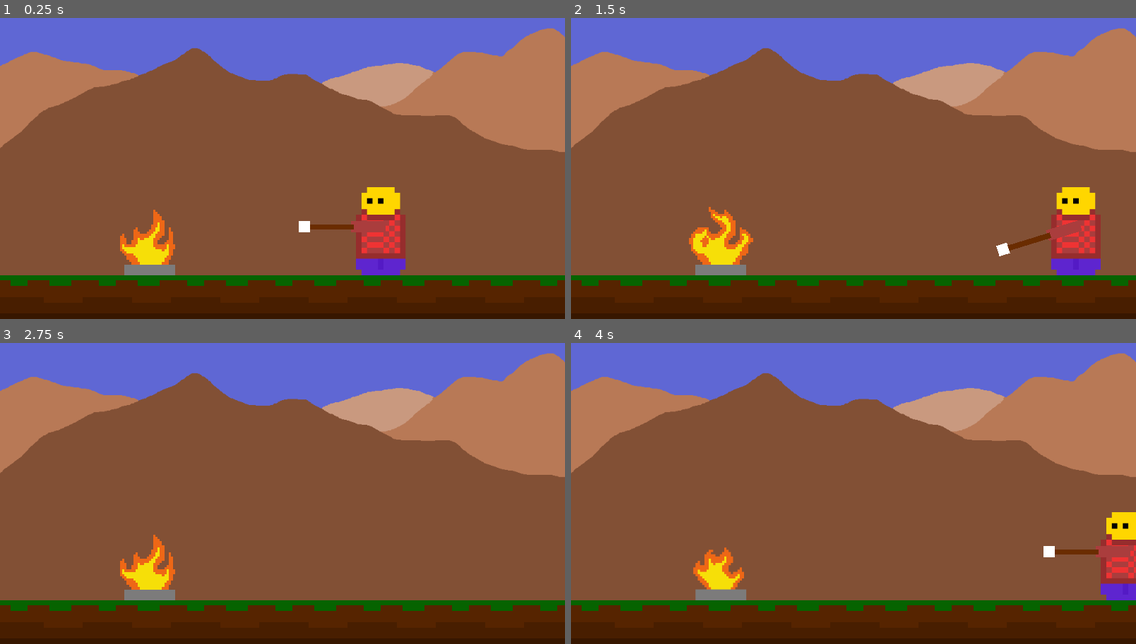
Above: before the commit, frames 1-4 (two rows, left to right).
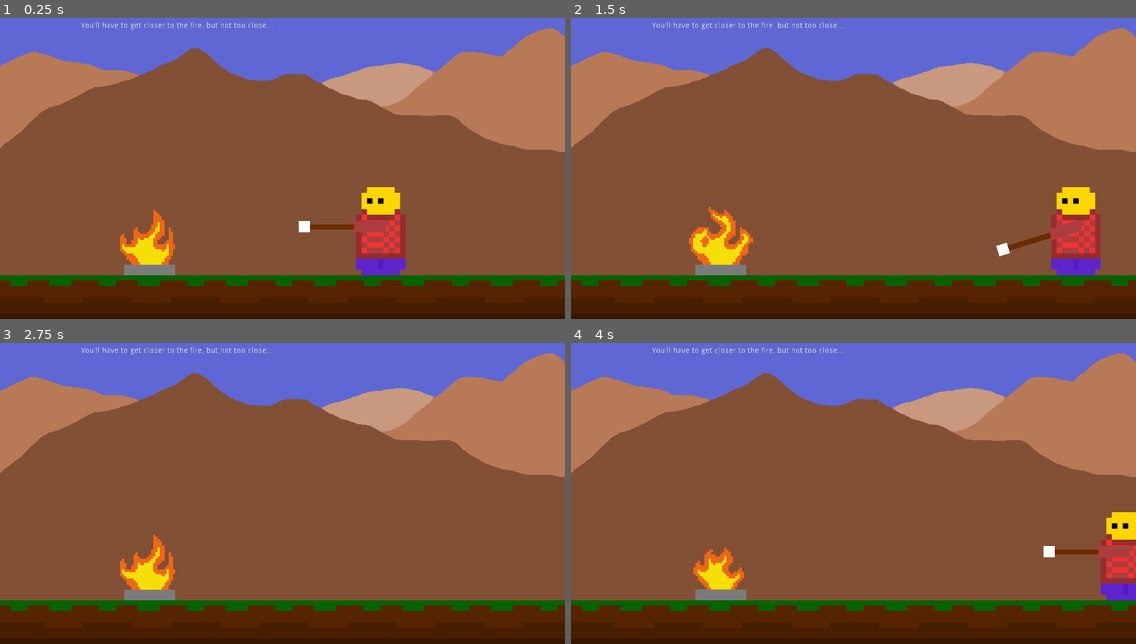
Above: after the commit, the same moments.

Repository: sgerpdx/smore-demo
Game: Godot game, scene res://Scenes/main.tscn
Same seed, same stepped clock (60 frames per second), same inputs: the game is played once before the commit and once after it.
Inputs:
- Up to frame 1 (0.25 s): no input
- Up to frame 2 (1.5 s): hold Right (right) 0.53-1.28 s; hold Down (down) from 1.28 s (still down)
- Up to frame 3 (2.75 s): release Down (down) at 2.03 s; hold Right (right) from 2.03 s (still down)
- Up to frame 4 (4 s): release Right (right) at 2.78 s; hold Up (up) 2.78-3.53 s; hold Left (left) from 3.53 s (still down)

The runs differ from the first frame. In frame 1, 0.2% of the frame differs, in the area x 14-49%, y 1-4%; in frame 2, 0.2%; in frame 3, 0.2%; in frame 4, 0.2%.

Commit message:
text feedback added via label node

Diff:
--- a/project/Scenes/main.tscn
+++ b/project/Scenes/main.tscn
@@ -36,7 +36,19 @@
 [node name="Campfire" parent="." instance=ExtResource( 3 )]
 position = Vector2( 273.724, 458.723 )
 
-[node name="Sprite" type="Sprite" parent="."]
+[node name="Background" type="Sprite" parent="."]
 position = Vector2( 589.643, 246.425 )
 z_index = -2
 texture = ExtResource( 4 )
+
+[node name="Feedback" type="Node2D" parent="."]
+
+[node name="SkyText" type="Label" parent="Feedback"]
+margin_left = 147.244
+margin_top = 60.408
+margin_right = 495.244
+margin_bottom = 74.408
+text = "You'll have to get closer to the fire, but not too close..."
+__meta__ = {
+"_edit_use_anchors_": false
+}
--- a/project/Scripts/Campfire.gd
+++ b/project/Scripts/Campfire.gd
@@ -1,6 +1,7 @@
 extends Area2D
 
 onready var marshmallow = get_parent().get_node("player/Player/Arm/Sprite2/Marshmallow_K2D/camping-marshmallow")
+onready var message = get_parent().get_node("Feedback/SkyText")
 var marshFire = load("res://Scenes/Fire.tscn")
 
 var donenessSpeed = 1
@@ -43,6 +44,7 @@
 			marshmallow.modulate = burnColorDict[int(round(doneness))]
 	if burnValue >= burnThreshold and not burnt:
 		print("Your marshmallow is on fire!")
+		message.text = "Your marshmallow burns!!!"
 		marshmallow.add_child(marshFire.instance())
 		marshmallow.modulate = Color(1, 1, 1)
 		burnt = true
--- a/project/project.godot
+++ b/project/project.godot
@@ -45,6 +45,7 @@
 
 2d_physics/layer_1="player"
 2d_physics/layer_2="fire"
+2d_physics/layer_3="text"
 
 [physics]
 
